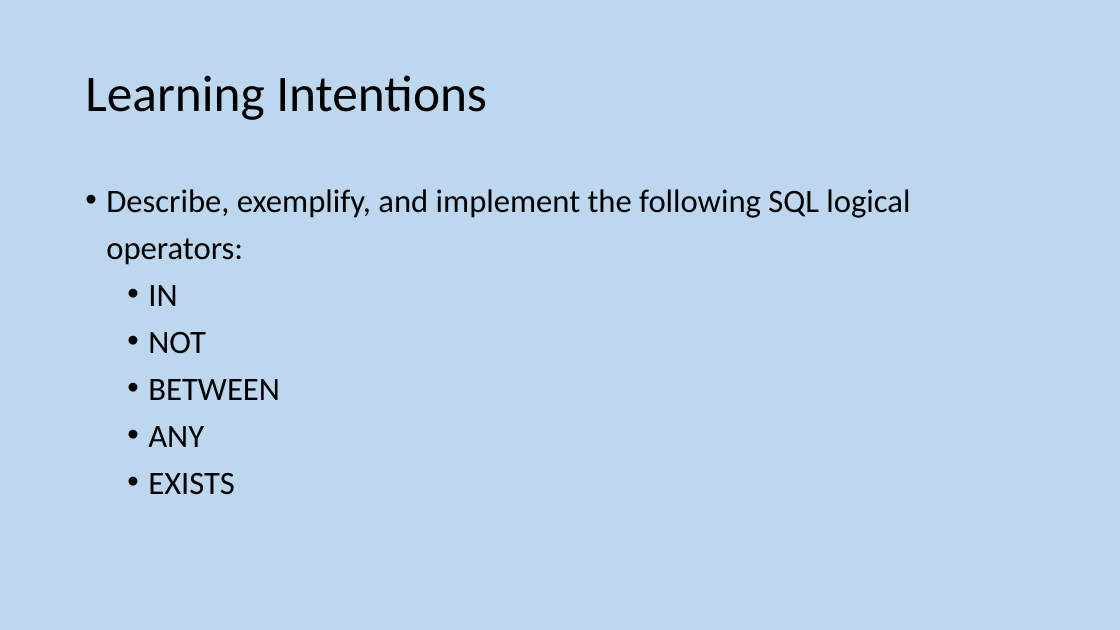
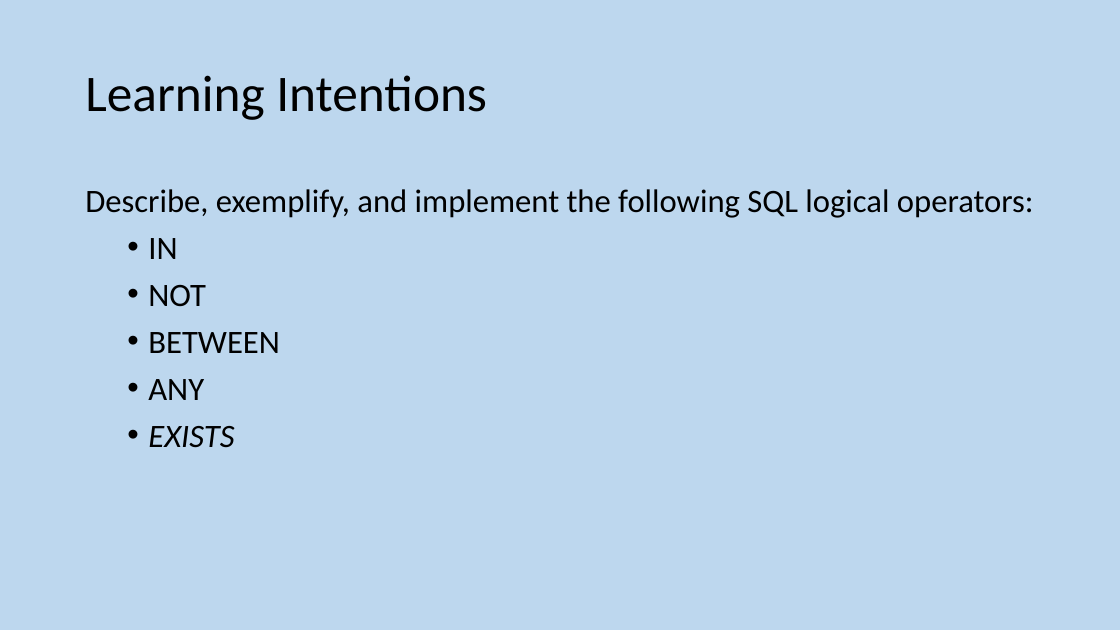
Before and after one commit to MrFriendCS/MrFriendCS.github.io, a slide deck: slide 8 of ah-cs/ddd/AH CS DDD Slides.pptx. Drawn at 1120x630 pixels with LibreOffice and Linux fonts; fonts in the diff are those of the drawing. Boxes give left, top, right and bottom in pixels: in the first picture for what was removed or moved away, otherwise in the second. Text is boxed around its words. In the diff, an @@ line names an element or a change of style, - is before the commit and + after.

```diff
--- a/ah-cs/ddd/AH CS DDD Slides.pptx
+++ b/ah-cs/ddd/AH CS DDD Slides.pptx
@@ text at [85, 189, 1034, 448]: italic on in "EXISTS"; bullet • to none @@
```
Also in this commit, not shown: 14 other slides changed, 75 slides removed, 1 other file.
